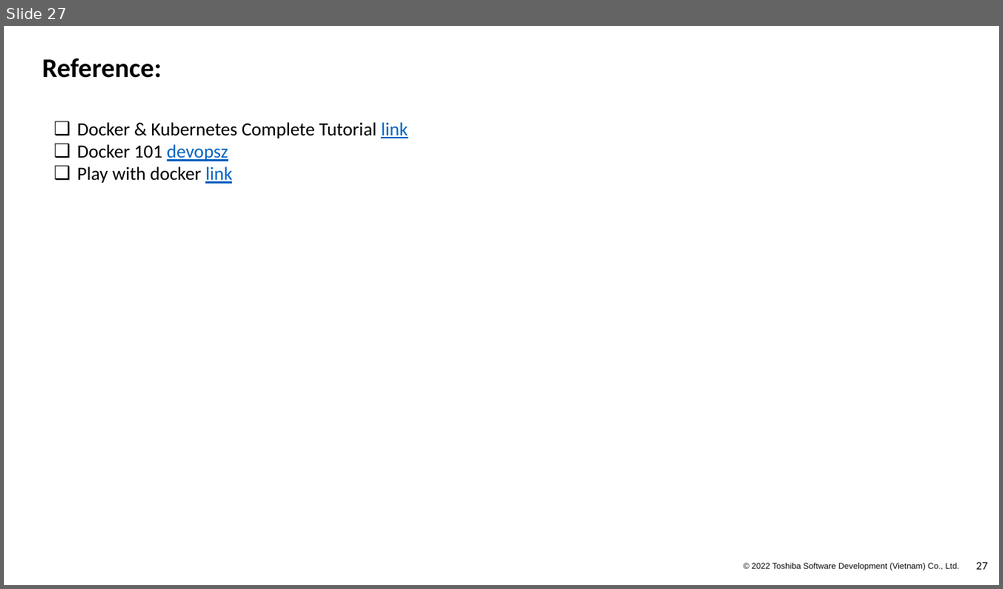
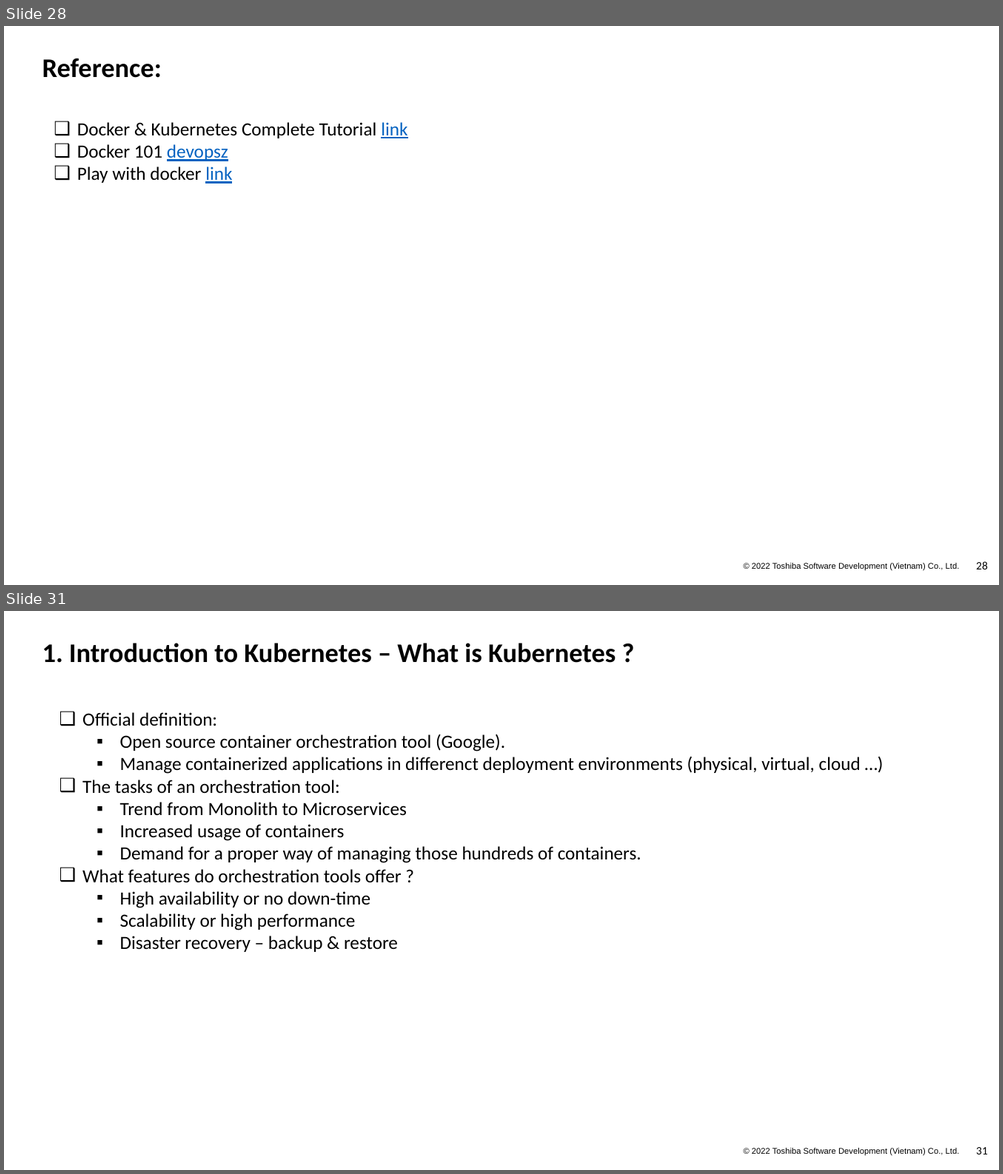
Before and after one commit to Doan-Nguyen/Programming, a slide deck: Docker_Kubeneste.pptx. Shown one above the other, each under a label of ours: slide 27 before the commit, slides 28 and 31 after it; the slides between them are not shown. The pictures are 1003x589 and 1003x1174 pixels, drawn with LibreOffice and Linux fonts; fonts in the diff are those of the drawing; background and template pictures are left out. Boxes give left, top, right and bottom in pixels: in the first picture for what was removed or moved away, otherwise in the second. Text is boxed around its words. In the diff, an @@ line names an element or a change of style, - is before the commit and + after.

```diff
--- a/Docker_Kubeneste.pptx
+++ b/Docker_Kubeneste.pptx
@@ slide 31 added at <box>4,611,999,1170</box>, background #FFFFFF; not listed: 2 template elements that a slide beside it also shows @@
@@ title added at <box>42,643,615,663</box>, 26 pt, text #000000, bold @@
+1. Introduction to Kubernetes – What is Kubernetes ?
@@ text added at <box>82,712,860,952</box>, 18 pt, text #000000 @@
+❑ Official definition:
+  ▪ Open source container orchestration tool (Google).
+  ▪ Manage containerized applications in differenct deployment environments (physical, virtual, cloud …)
+❑ The tasks of an orchestration tool:
+  ▪ Trend from Monolith to Microservices
+  ▪ Increased usage of containers
+  ▪ Demand for a proper way of managing those hundreds of containers.
+❑ What features do orchestration tools offer ?
+  ▪ High availability or no down-time
+  ▪ Scalability or high performance
+  ▪ Disaster recovery – backup & restore
@@ what was slide 27 is now slide 28 @@
@@ page number at <box>976,562,987,570</box>: text changed @@
-27
+28
```
Also in this commit, not shown: 20 slides changed, 18 other slides added, 4 slides removed.
